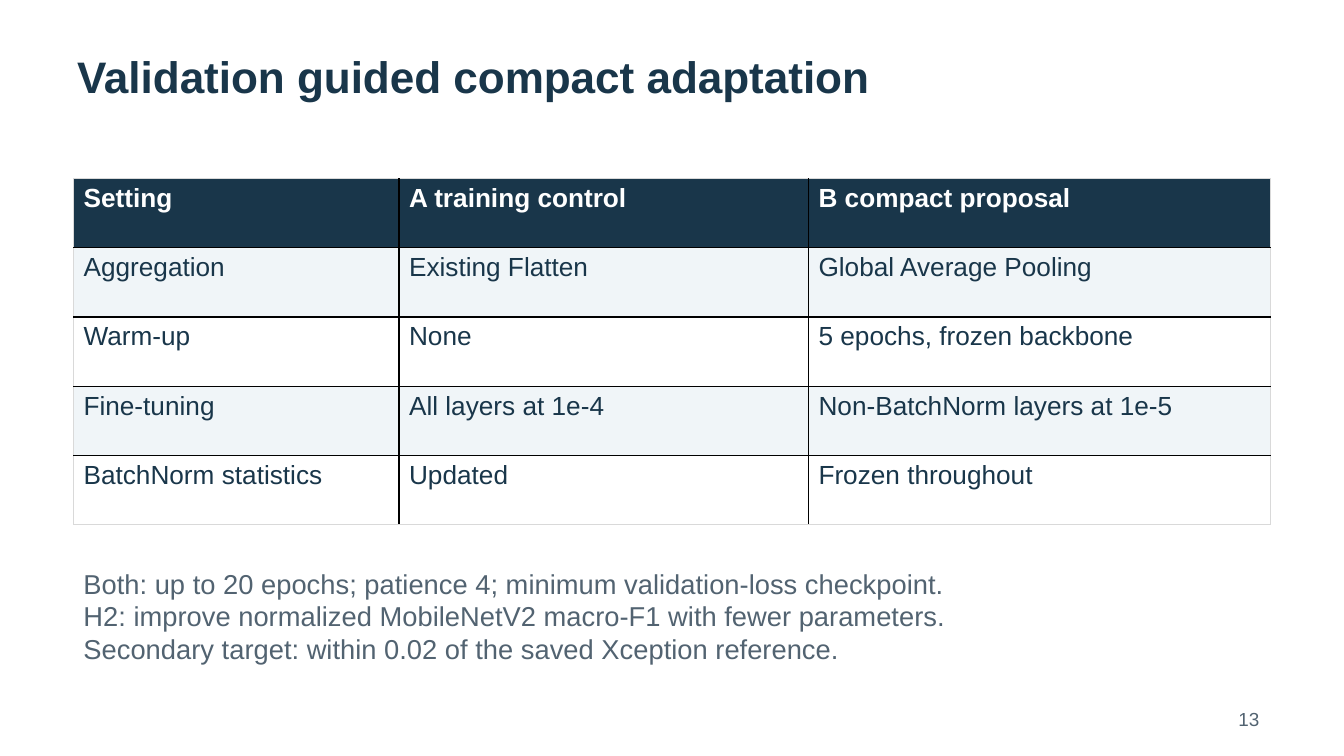
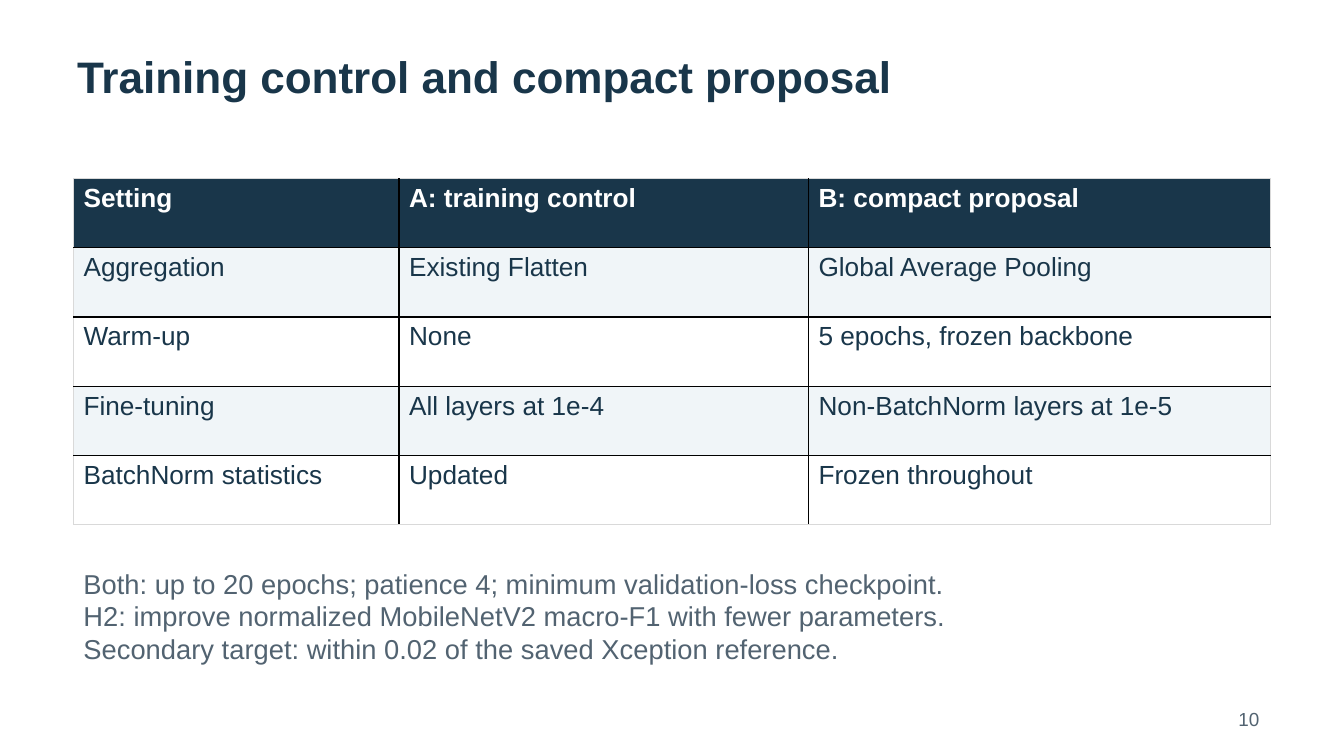
Before and after one commit to visheshrao17/ComputerVision_Prj, a slide deck: slide 10 of deliverables/final_evaluation/Brain_MRI_Final_Presentation.pptx (slide 13 before the commit). Drawn at 1344x756 pixels with LibreOffice and Linux fonts; fonts in the diff are those of the drawing. Boxes give left, top, right and bottom in pixels: in the first picture for what was removed or moved away, otherwise in the second. Text is boxed around its words. In the diff, an @@ line names an element or a change of style, - is before the commit and + after.

```diff
--- a/deliverables/final_evaluation/Brain_MRI_Final_Presentation.pptx
+++ b/deliverables/final_evaluation/Brain_MRI_Final_Presentation.pptx
@@ text at box(77, 61, 891, 101): text changed @@
-Validation guided compact adaptation
+Training control and compact proposal
@@ table at box(74, 178, 1270, 525) @@
-row 1, column 2: A training control
+row 1, column 2: A: training control
-row 1, column 3: B compact proposal
+row 1, column 3: B: compact proposal
@@ text at box(1238, 713, 1259, 726): text changed @@
-13
+10
```
Also in this commit, not shown: 7 other slides changed, 5 slides added, 8 slides removed, 2 other files.
